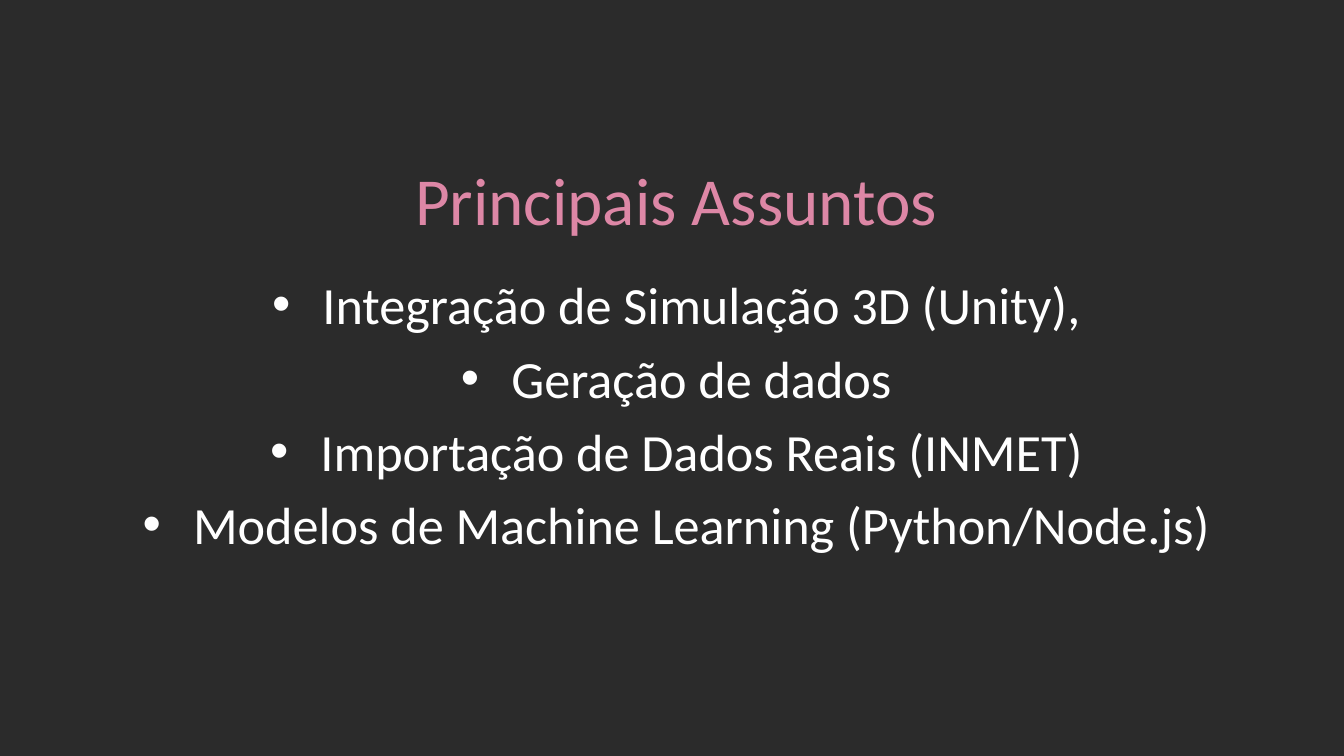
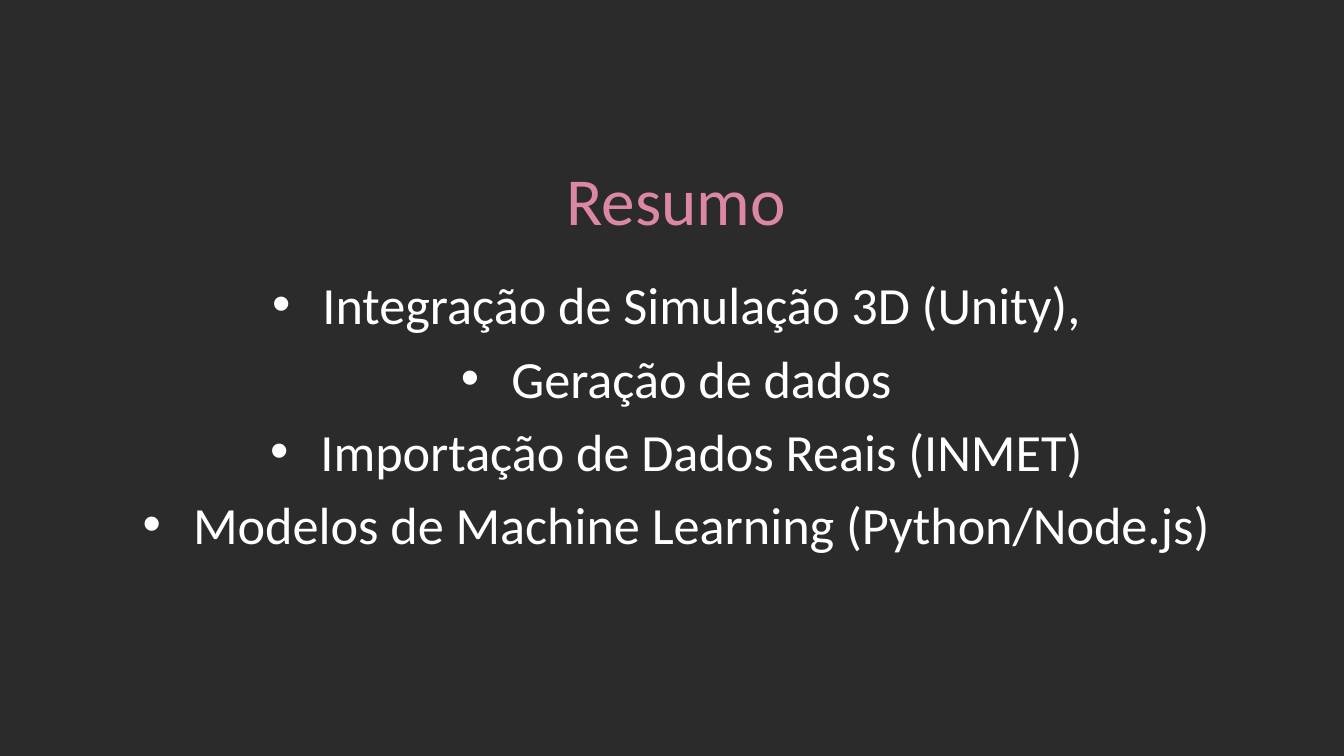
Before and after one commit to gitandreihirata/Unesp_Doutorado, a slide deck: slide 2 of Mineracao de Dados/Projeto Final/Smart City & Digital Twin - Andrei.pptx. Drawn at 1344x756 pixels with LibreOffice and Linux fonts; fonts in the diff are those of the drawing; background and template pictures are left out; a plain dark background stands for a picture behind light text. Boxes give left, top, right and bottom in pixels: in the first picture for what was removed or moved away, otherwise in the second. Text is boxed around its words. In the diff, an @@ line names an element or a change of style, - is before the commit and + after.

```diff
--- a/Mineracao de Dados/Projeto Final/Smart City & Digital Twin - Andrei.pptx
+++ b/Mineracao de Dados/Projeto Final/Smart City & Digital Twin - Andrei.pptx
@@ title at (566,182,785,226): text changed @@
-Principais Assuntos
+Resumo
```
Also in this commit, not shown: 4 other slides changed, 1 slide added, 17 other files.
